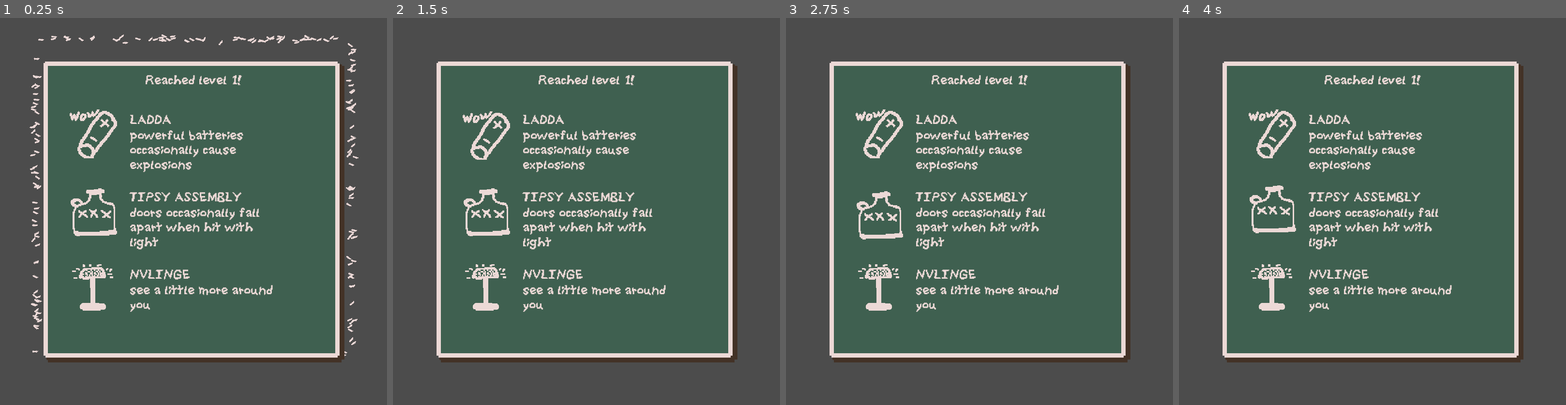
Above: before the commit, frames 1-4 (left to right).
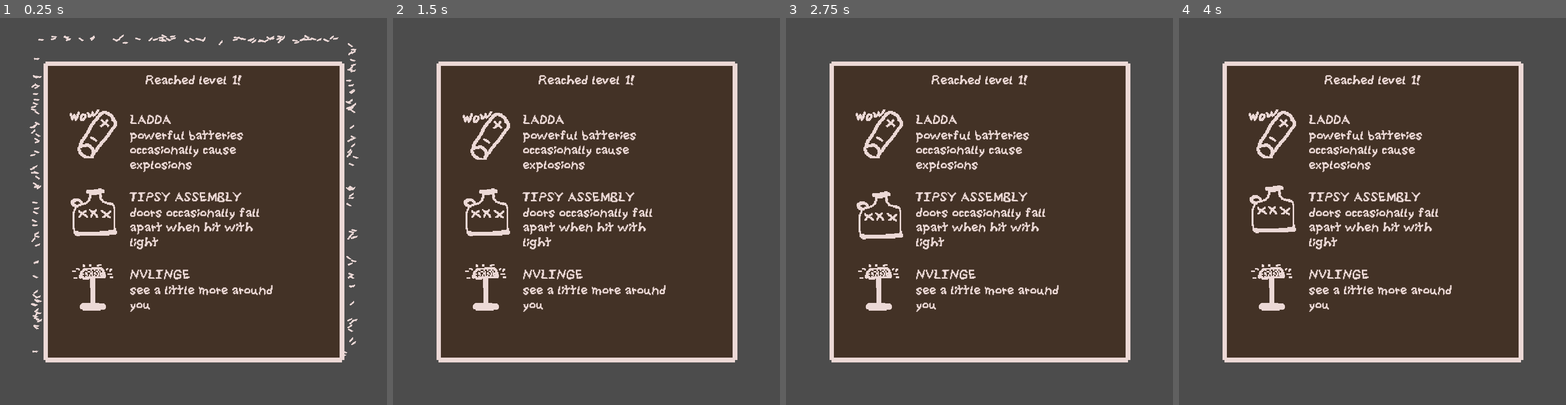
Above: after the commit, the same moments.

Repository: nolenroyalty/flashlight-survivors
Game: Godot game, scene res://ui/UpgradeDialogue.tscn
The game is run twice, just before and just after one commit, with the same random seed, the same clock (stepped at 60 frames per second) and the same inputs. This scene is started directly instead of the project's main scene.
Inputs (mouse positions are in pixels of both pictures, inside the frame that each line leads up to):
- Up to frame 1 (0.25 s): no input
- Up to frame 2 (1.5 s): move the mouse to (671, 192) at 0.52 s; hold D (player_right) 0.53-1.25 s; click (563, 134) at 1.25 s
- Up to frame 3 (2.75 s): click (956, 211) at 2.02 s
- Up to frame 4 (4 s): click (1349, 288) at 2.77 s; move the mouse to (1295, 230) at 3.52 s; hold S (player_down) from 3.53 s (still down)

The runs differ from the first frame. In frame 1, 55% of the frame differs, in the area x 11-89%, y 11-89%; in frame 2, 55%; in frame 3, 55%; in frame 4, 55%.

Commit message:
color tweak

Diff:
--- a/enemies/Doorway.tscn
+++ b/enemies/Doorway.tscn
@@ -28,6 +28,18 @@
 "transitions": PoolRealArray( 1 ),
 "update": 0,
 "values": [ 0 ]
+}
+tracks/2/type = "value"
+tracks/2/path = NodePath(".:scale")
+tracks/2/interp = 1
+tracks/2/loop_wrap = true
+tracks/2/imported = false
+tracks/2/enabled = true
+tracks/2/keys = {
+"times": PoolRealArray( 0 ),
+"transitions": PoolRealArray( 1 ),
+"update": 0,
+"values": [ Vector2( 1, 1 ) ]
 }
 
 [sub_resource type="Animation" id=1]
@@ -74,6 +86,18 @@
 "update": 1,
 "values": [ 6, 7, 8, 9, 10, 11, 12, 13 ]
 }
+tracks/1/type = "value"
+tracks/1/path = NodePath("Sprite:scale")
+tracks/1/interp = 1
+tracks/1/loop_wrap = true
+tracks/1/imported = false
+tracks/1/enabled = true
+tracks/1/keys = {
+"times": PoolRealArray( 0 ),
+"transitions": PoolRealArray( 1 ),
+"update": 0,
+"values": [ Vector2( 1, 1 ) ]
+}
 
 [sub_resource type="RectangleShape2D" id=3]
 extents = Vector2( 24, 30.5 )
--- a/ui/UpgradeDialogue.tscn
+++ b/ui/UpgradeDialogue.tscn
@@ -267,8 +267,8 @@
 region_rect = Rect2( 0, 0, 64, 64 )
 patch_margin_left = 6
 patch_margin_top = 6
-patch_margin_right = 12
-patch_margin_bottom = 12
+patch_margin_right = 6
+patch_margin_bottom = 6
 
 [node name="ChoiceHolder" type="VBoxContainer" parent="Background"]
 anchor_left = 0.5
Binary file changed: Aseprite/ikebag.aseprite
Binary file changed: Aseprite/upgradebackground.aseprite
Binary file changed: Aseprite/upgradebackground.png
